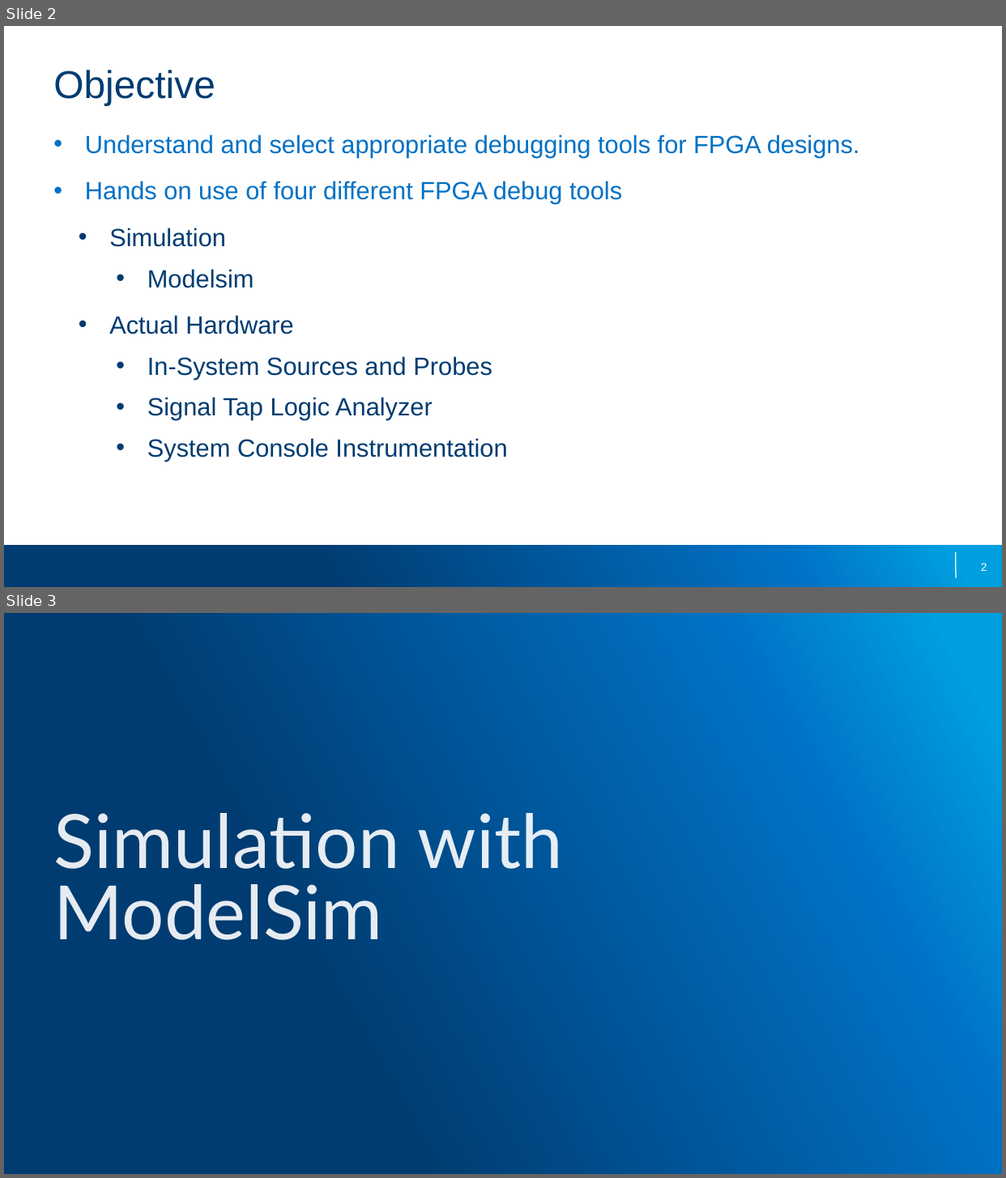
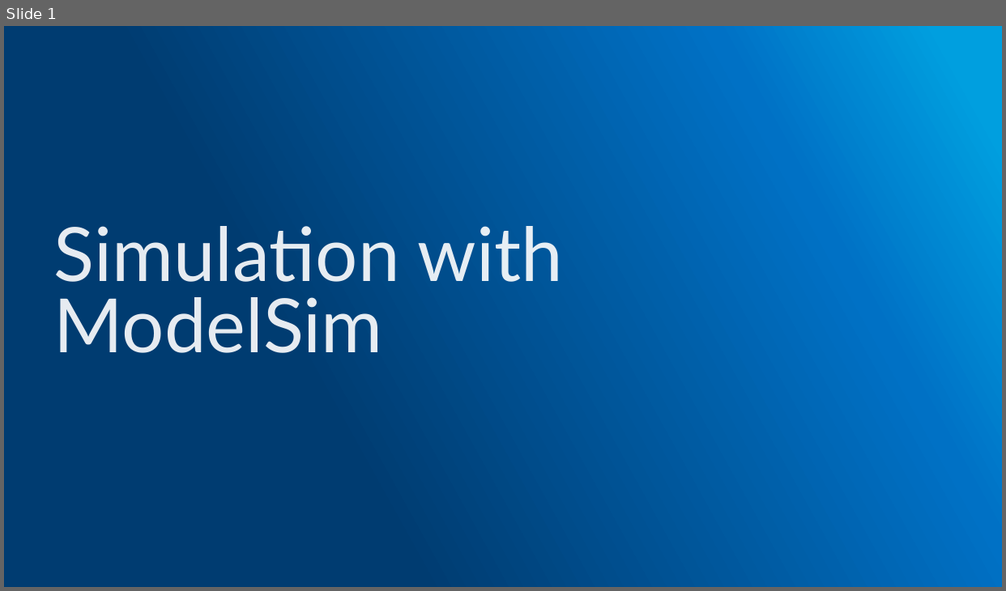
Before and after one commit to unal-edigital1/lab01, a slide deck: docs/Simulation-Lecture_Slides.pptx. Shown one above the other, each under a label of ours: slides 2 and 3 before the commit, slide 1 after it. The pictures are 1006x1178 and 1006x591 pixels, drawn with LibreOffice and Linux fonts; fonts in the diff are those of the drawing; background and template pictures are left out. Boxes give left, top, right and bottom in pixels: in the first picture for what was removed or moved away, otherwise in the second. Text is boxed around its words. In the diff, an @@ line names an element or a change of style, - is before the commit and + after.

```diff
--- a/docs/Simulation-Lecture_Slides.pptx
+++ b/docs/Simulation-Lecture_Slides.pptx
@@ slide 2 removed at bbox=[4, 26, 1002, 587], background #FFFFFF @@
@@ title removed at bbox=[53, 70, 215, 105] @@
-Objective
@@ text removed at bbox=[85, 135, 860, 462] @@
-• Understand and select appropriate debugging tools for FPGA designs.
-• Hands on use of four different FPGA debug tools
-  • Simulation
-    • Modelsim
-  • Actual Hardware
-    • In-System Sources and Probes
-    • Signal Tap Logic Analyzer
-    • System Console Instrumentation
@@ rectangle removed at bbox=[4, 546, 1002, 587] @@
@@ line removed from (955, 552) to (956, 579) @@
@@ page number removed at bbox=[981, 563, 987, 571] @@
-2
@@ what was slide 3 is now slide 1 @@
```
Also in this commit, not shown: 1 other slide removed, 6 other files.
